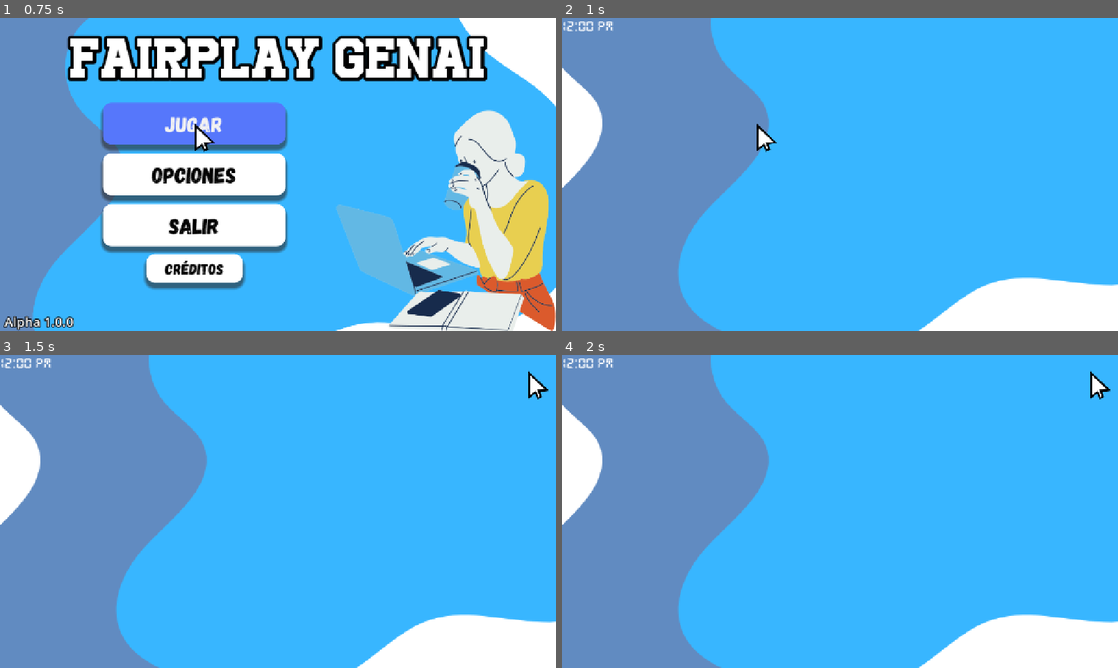
Above: before the commit, frames 1-4 (two rows, left to right).
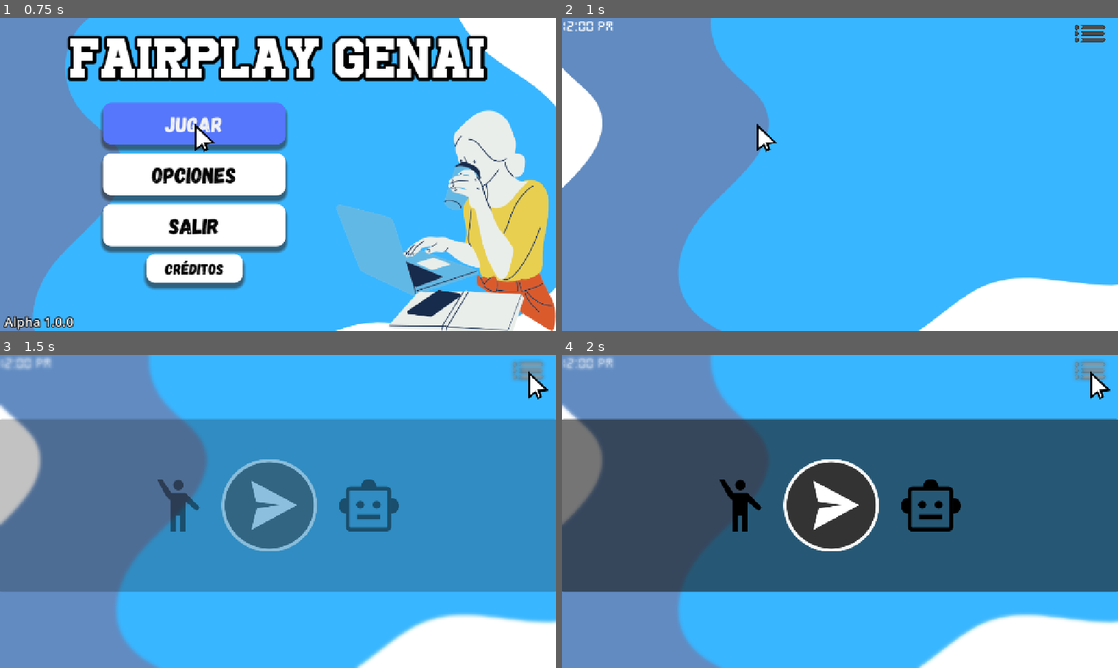
Above: after the commit, the same moments.

Repository: pperezsilva/FairPlayGenAi
Game: Godot game, scene res://escenas/menu.tscn
Same seed, same stepped clock (60 frames per second), same inputs: the game is played once before the commit and once after it. Sound files missing from this copy of the repository are replaced by a short silence.
Inputs (mouse positions are in pixels of both pictures, inside the frame that each line leads up to):
- Up to frame 1 (0.75 s): click "Jugar" at 0.5 s
- Up to frame 2 (1 s): no input
- Up to frame 3 (1.5 s): click (528, 370) at 1.27 s
- Up to frame 4 (2 s): no input

Frame 1 is identical in both runs. In frame 2, 0.2% of the frame differs, in the area x 92-98%, y 2-8%; in frame 3, 56%; in frame 4, 56%, in the area x 0-100%, y 0-100%.

Commit message:
Implementacion de boton de pausa dentro del nivel

Diff:
--- a/escenas/nivel.tscn
+++ b/escenas/nivel.tscn
@@ -6,6 +6,8 @@
 [ext_resource type="AudioStream" uid="uid://v0qjhoak2wh2" path="res://sonidos/musica/studyTime.wav" id="3_xkxn8"]
 [ext_resource type="PackedScene" uid="uid://bf8s6rpn0p4ci" path="res://escenas/musicaNivel.tscn" id="5_wddsb"]
 [ext_resource type="PackedScene" uid="uid://pgis8iaqgulj" path="res://escenas/menu_pausa.tscn" id="6_w5orq"]
+[ext_resource type="Texture2D" uid="uid://doionhen65x4u" path="res://imagenes/btnPausa.png" id="7_6uhjk"]
+[ext_resource type="Texture2D" uid="uid://7w3kls04y3lq" path="res://imagenes/btnPausaGris.png" id="8_upgkb"]
 
 [node name="Nivel" type="Control"]
 layout_mode = 3
@@ -39,3 +41,23 @@
 [node name="CanvasLayer" type="CanvasLayer" parent="."]
 
 [node name="menuPausa" parent="CanvasLayer" instance=ExtResource("6_w5orq")]
+
+[node name="TextureButtonPause" type="TextureButton" parent="."]
+layout_mode = 1
+anchors_preset = -1
+anchor_left = 0.95
+anchor_top = 0.05
+anchor_right = 0.95
+anchor_bottom = 0.05
+offset_left = -36.860107
+offset_top = -19.580036
+offset_right = 326.1399
+offset_bottom = 179.41995
+grow_horizontal = 2
+grow_vertical = 2
+scale = Vector2(0.2, 0.2)
+texture_normal = ExtResource("7_6uhjk")
+texture_hover = ExtResource("8_upgkb")
+stretch_mode = 0
+
+[connection signal="pressed" from="TextureButtonPause" to="." method="_on_texture_button_pause_pressed"]
--- a/scripts/nivel.gd
+++ b/scripts/nivel.gd
@@ -21,3 +21,7 @@
 # Función para repetir la música
 #func _on_music_finished():
 #	musica.play()
+
+
+func _on_texture_button_pause_pressed() -> void:
+	$CanvasLayer/menuPausa.pause()
Not shown: 1 places in escenas/nivel.tscn that only renumber resources
Binary file added: imagenes/btnPausa.png
Not shown, added: imagenes/btnPausa.png.import
Binary file added: imagenes/btnPausaGris.png
Not shown, added: imagenes/btnPausaGris.png.import
